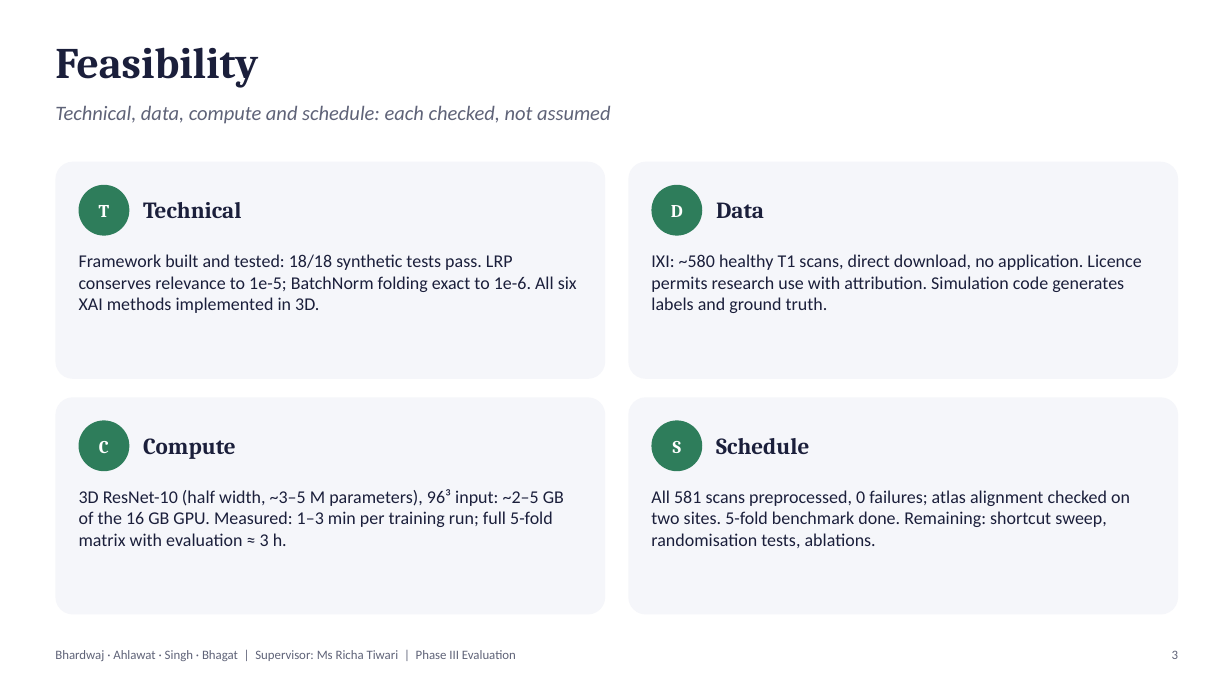
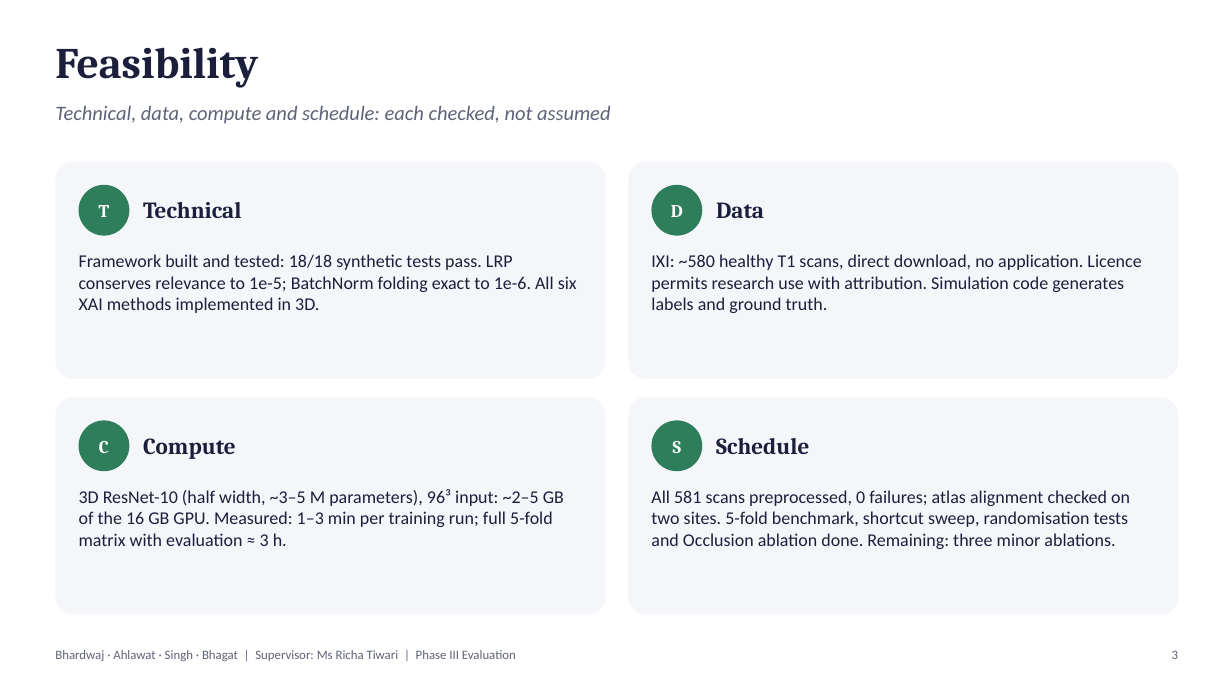
Before and after one commit to UdayBhardwaj/alz, a slide deck: slide 3 of docs/phase-iii/Phase III Presentation.pptx. Drawn at 1232x693 pixels with LibreOffice and Linux fonts; fonts in the diff are those of the drawing. Boxes give left, top, right and bottom in pixels: in the first picture for what was removed or moved away, otherwise in the second. Text is boxed around its words. In the diff, an @@ line names an element or a change of style, - is before the commit and + after.

```diff
--- a/docs/phase-iii/Phase III Presentation.pptx
+++ b/docs/phase-iii/Phase III Presentation.pptx
@@ text at bbox=[651, 490, 1130, 549]: text changed @@
-All 581 scans preprocessed, 0 failures; atlas alignment checked on two sites. 5-fold benchmark done. Remaining: shortcut sweep, randomisation tests, ablations.
+All 581 scans preprocessed, 0 failures; atlas alignment checked on two sites. 5-fold benchmark, shortcut sweep, randomisation tests and Occlusion ablation done. Remaining: three minor ablations.
```
Also in this commit, not shown: 4 other slides changed, 2 slides added, 2 other files.
